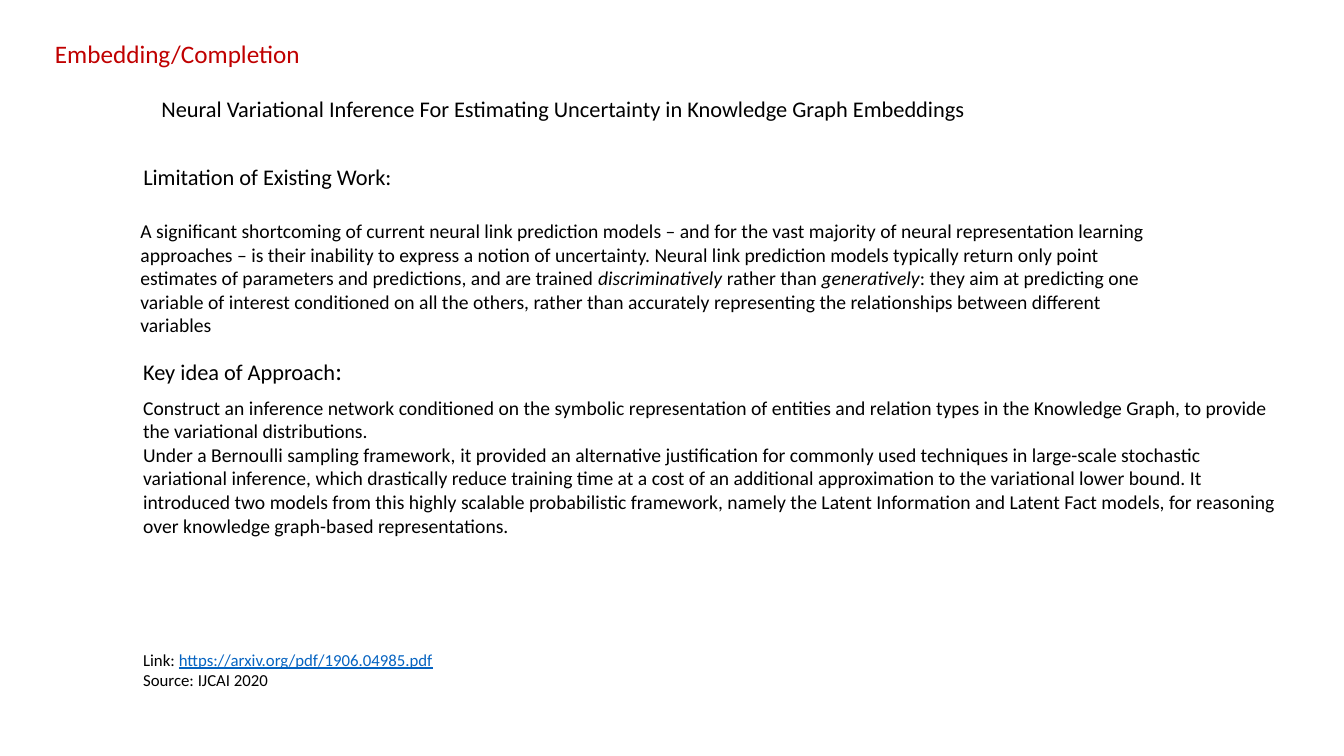
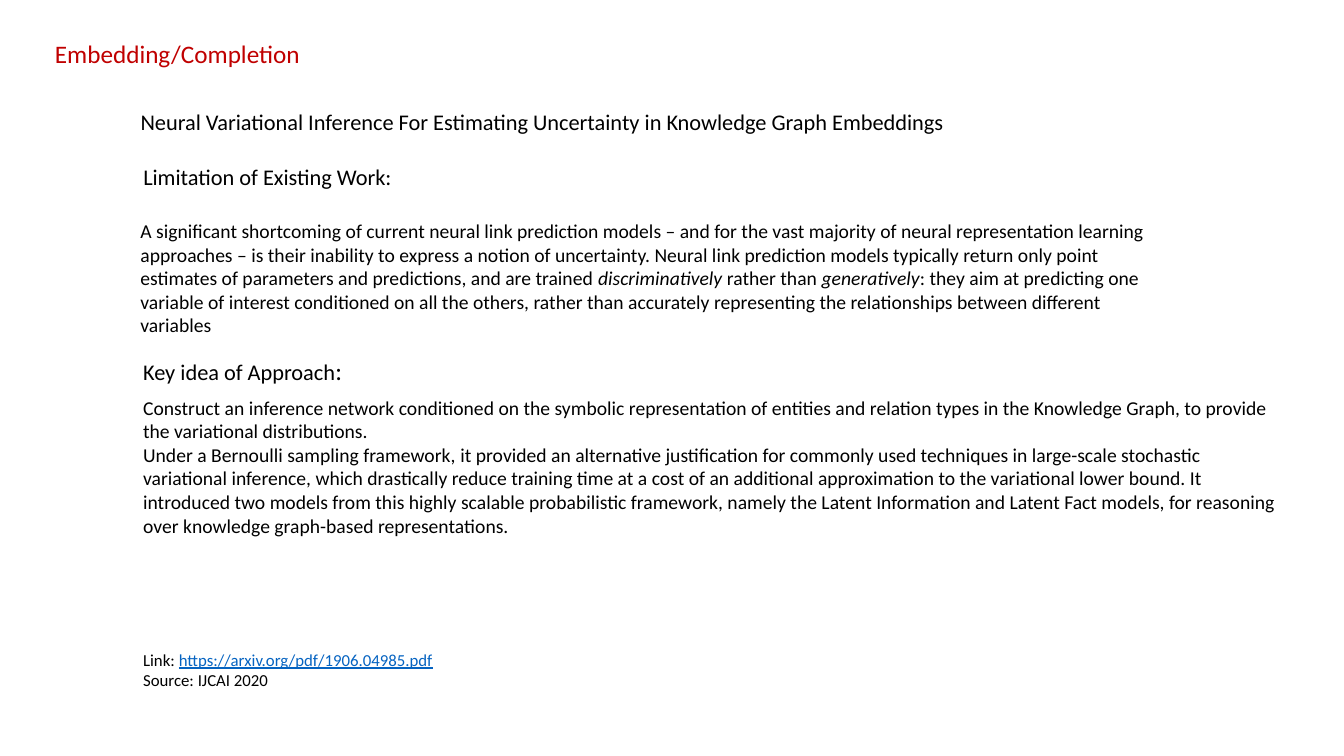
Before and after one commit to sylviawangfr/KGpaper, a slide deck: slide 9 of slides.pptx. Drawn at 1344x756 pixels with LibreOffice and Linux fonts; fonts in the diff are those of the drawing. Boxes give left, top, right and bottom in pixels: in the first picture for what was removed or moved away, otherwise in the second. Text is boxed around its words. In the diff, an @@ line names an element or a change of style, - is before the commit and + after.

```diff
--- a/slides.pptx
+++ b/slides.pptx
@@ title "Neural Variational Inference For Estimating ...": place and size @@
-title "Neural Variational Inference For Estimating ..." at <box>161,101,964,121</box>
+title "Neural Variational Inference For Estimating ..." at <box>141,114,943,134</box>
```
Also in this commit, not shown: 7 other slides changed, 3 slides added, 1 slide removed, 2 other files.
